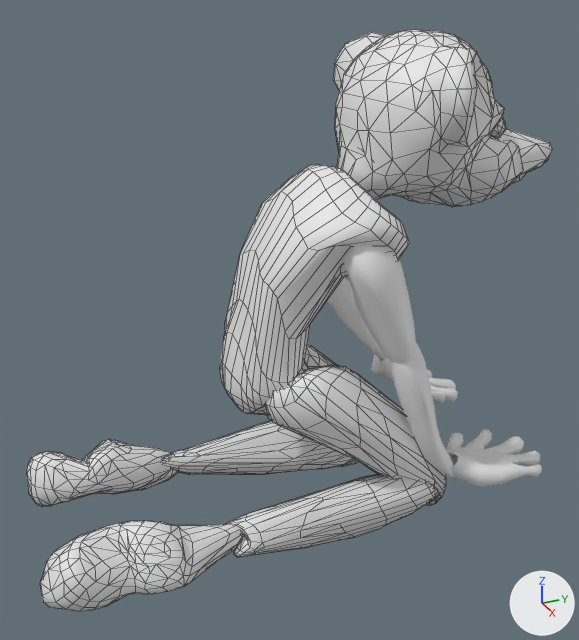
The OBJ model projects/PlayChase/res/models/rat1.obj, before and after one commit.
Both versions are drawn from a camera (50 mm lens) standing at (14.63, -9.02, 7.6) and looking at (-0.05, -2.42, 0.26). Every picture has the same lights, and +X, +Y and +Z are marked at lower right. Mesh edges are drawn as thin lines on the coarser meshes. Materials are left out; every surface is plain grey. Where no turn or scale is listed for an object, it has been applied to the vertices.

Script lines for the objects in view, before the commit:
```python
me_bicep_sphere_004 = bpy.data.meshes.new('Bicep_Sphere.004')
me_bicep_sphere_004.from_pydata(...)  # 484 vertices, 679 faces; spans x -1.96..2.27, y -2.23..-0.37, z -0.3..2.88
me_bicep_sphere_004.materials.append(mat_none)
me_eyes_sphere_003 = bpy.data.meshes.new('Eyes_Sphere.003')
me_eyes_sphere_003.from_pydata(...)  # 473 vertices, 775 faces, 10 loose edges; spans x -2.28..2.7, y -1.46..4.03, z 2.55..6.22
me_eyes_sphere_003.materials.append(mat_material_001)
me_hand_cube_001 = bpy.data.meshes.new('Hand_Cube.001')
me_hand_cube_001.from_pydata(...)  # 426 vertices, 538 faces; spans x -3.55..2.65, y 0.54..3.99, z -4.29..-2.21
me_hand_cube_001.materials.append(mat_none)
ob_bicep_sphere_004 = bpy.data.objects.new('Bicep_Sphere.004', me_bicep_sphere_004)
ob_bicep_sphere_004.location = (0.0, 0.0, 0.0)
ob_eyes_sphere_003 = bpy.data.objects.new('Eyes_Sphere.003', me_eyes_sphere_003)
ob_eyes_sphere_003.location = (0.0, 0.0, 0.0)
ob_hand_cube_001 = bpy.data.objects.new('Hand_Cube.001', me_hand_cube_001)
ob_hand_cube_001.location = (0.0, 0.0, 0.0)
# also in view: 'Torso_Sphere.007' at (0.35, -2.36, 0.86); 'Tricep_Sphere.005' at (-0.09, 0.41, -1.45); 'feet_Sphere.018' at (0.46, -6.48, -3.12); 'Thigh_Sphere.009' at (-0.09, -1.2, -2.51); 'shin_Sphere.015' at (0.07, -2.18, -3.94)
```
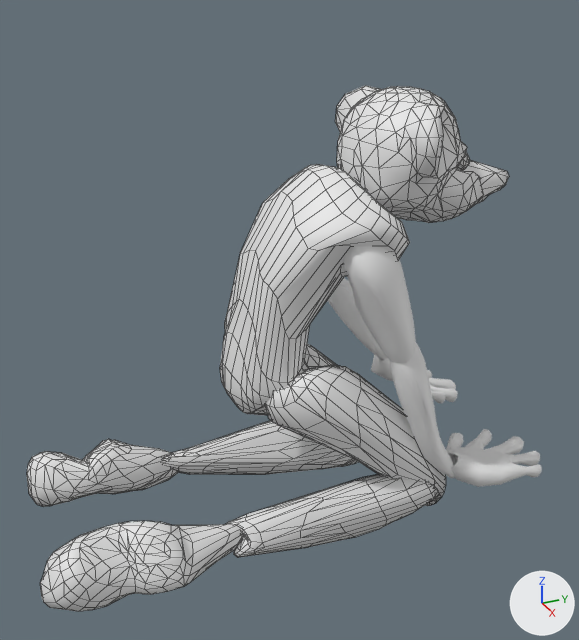
The newer file is also turned or shifted as a whole; pictures and numbers use the older file's frame.

What the commit changed:
me_eyes_sphere_003 is used by ob_eyes_sphere_003; location (0.0, 0.0, 0.0).
me_eyes_sphere_003 had 473 vertices, 775 faces, 10 loose edges and spanned x -2.28..2.7, y -1.46..4.03, z 2.55..6.22.
me_eyes_sphere_003 now has 475 vertices, 775 faces, 11 loose edges and spans x -1.53..2.34, y -6.18..2.74, z 1.9..5.16.
me_eyes_sphere_003 part 1: the loose piece of 363 vertices spanning x -2.28..2.7, y -1.46..4.03, z 2.55..6.22 is rebuilt with 363 vertices and now spans x -1.53..2.34, y -1.52..2.74, z 2.31..5.16.
me_eyes_sphere_003 part 2: a new loose piece of 40 vertices spanning x 0.58..1.21, y 0.75..1.22, z 3.48..3.92.
me_eyes_sphere_003 part 3: the loose piece of 40 vertices spanning x 0.43..1.25, y 1.47..2.07, z 4.05..4.62 is deleted.

Where the change shows, as pixel boxes (x1, y1, x2, y2) in the pictures (579 x 640 px):
'Eyes_Sphere.003', reshaped
    before: (333, 29, 552, 207)
    after: (335, 85, 509, 223)
part 1 of me_eyes_sphere_003, rebuilt (20% narrower, 22% shorter)
    before: (333, 29, 552, 207)
    after: (335, 85, 509, 223)
part 2 of me_eyes_sphere_003, added
    after: (458, 152, 469, 170)
part 3 of me_eyes_sphere_003, deleted
    before: (491, 116, 506, 138)
